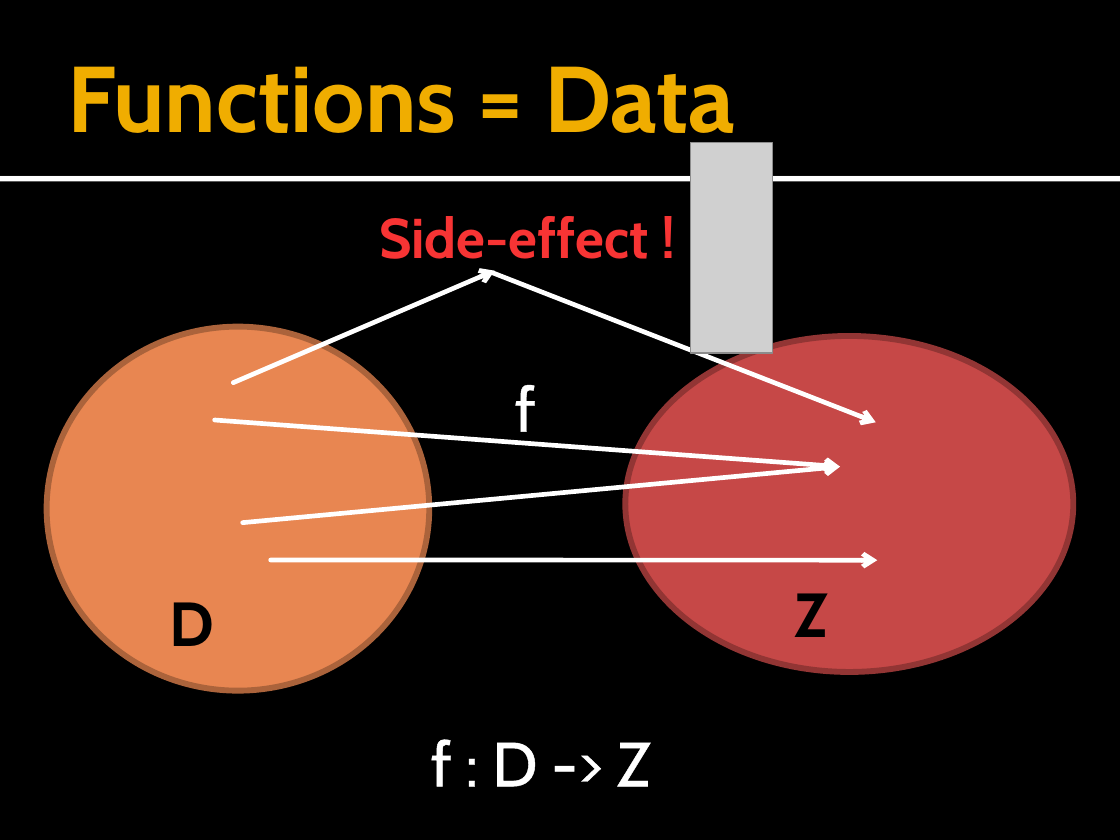
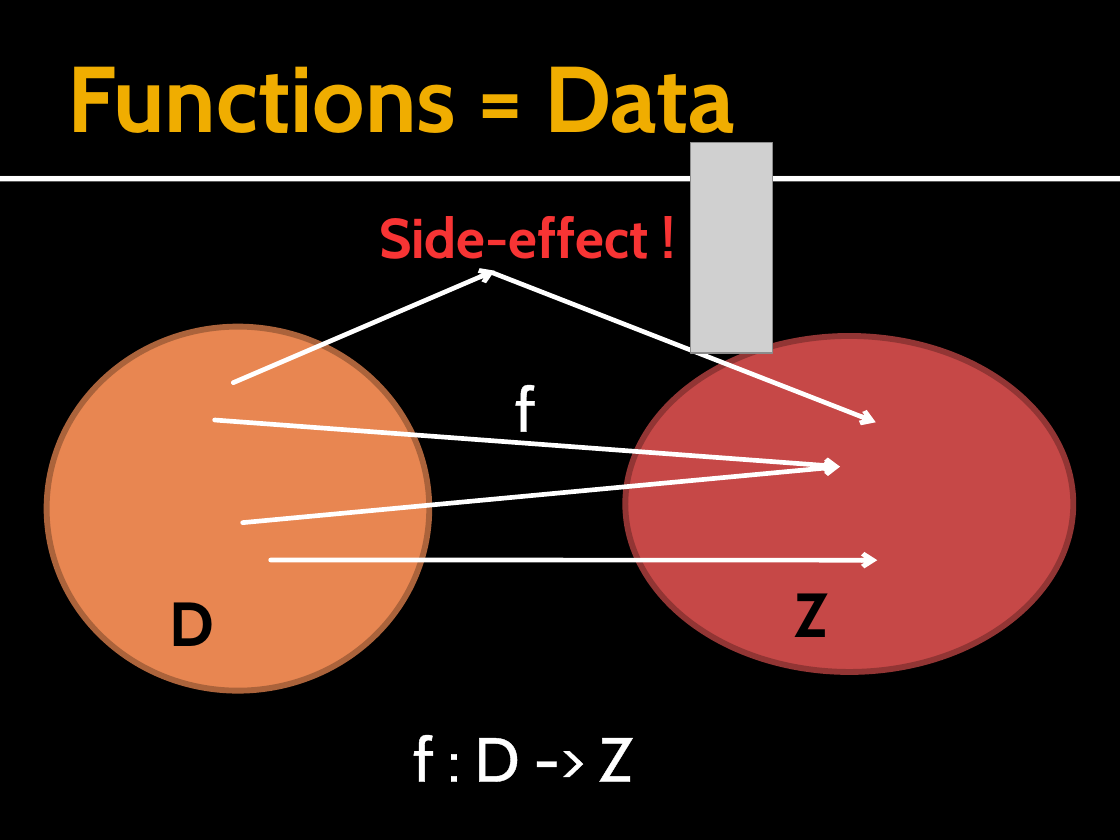
Before and after one commit to forki/FSharpTalk, a slide deck: slide 9 of IntroductionToFSharp.pptx. Drawn at 1120x840 pixels with LibreOffice and Linux fonts; fonts in the diff are those of the drawing; grey boxes stand for pictures. Boxes give left, top, right and bottom in pixels: in the first picture for what was removed or moved away, otherwise in the second. Text is boxed around its words. In the diff, an @@ line names an element or a change of style, - is before the commit and + after.

```diff
--- a/IntroductionToFSharp.pptx
+++ b/IntroductionToFSharp.pptx
@@ text "f : D -> Z": place and size @@
-text "f : D -> Z" at bbox=[431, 739, 651, 787]
+text "f : D -> Z" at bbox=[413, 735, 633, 782]
```
Also in this commit, not shown: 1 other slide changed, 1 slide added.
